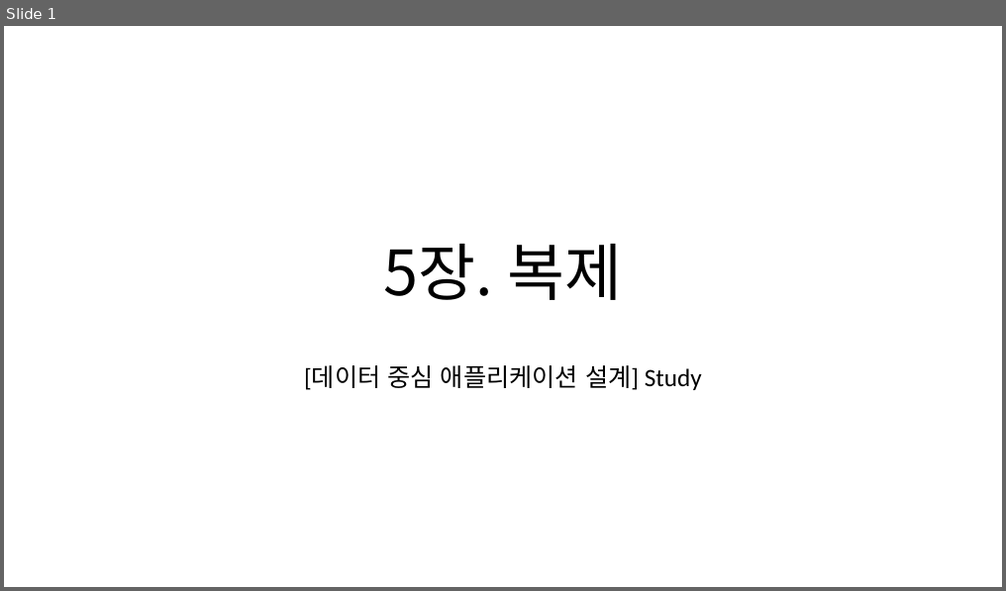
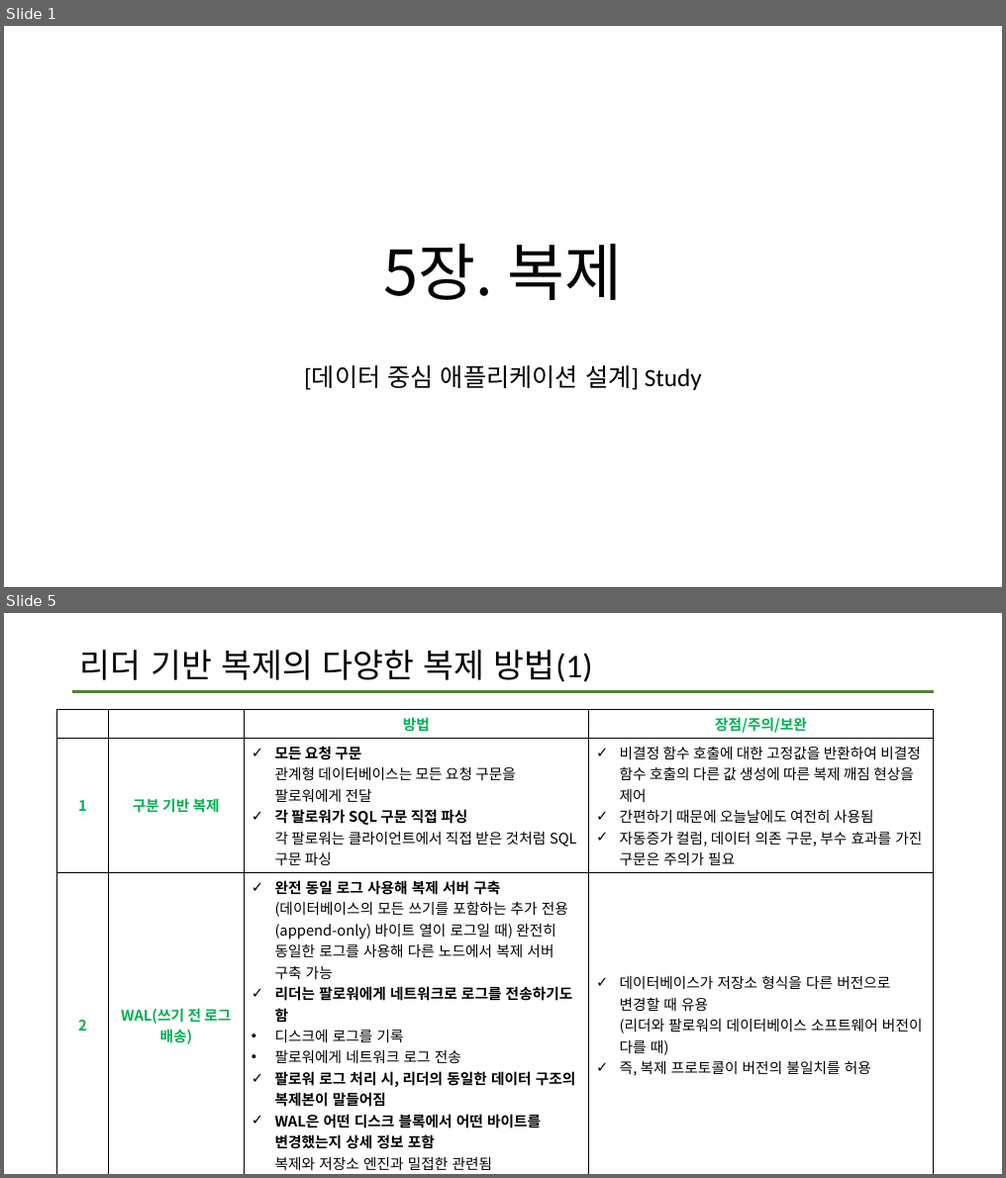
Before and after one commit to data-system-wiki/designing-data-intensive-applications, a slide deck: resources/chapter 5 summary.pptx. Shown one above the other, each under a label of ours: slide 1 before the commit, slides 1 and 5 after it; the slides between them are not shown. The pictures are 1006x591 and 1006x1178 pixels, drawn with LibreOffice and Linux fonts; fonts in the diff are those of the drawing. Boxes give left, top, right and bottom in pixels: in the first picture for what was removed or moved away, otherwise in the second. Text is boxed around its words. In the diff, an @@ line names an element or a change of style, - is before the commit and + after.

Commit message:
2차 업데이트

```diff
--- a/resources/chapter 5 summary.pptx
+++ b/resources/chapter 5 summary.pptx
@@ slide 5 added at <box>4,613,1002,1174</box>, background #FFFFFF @@
@@ title added at <box>80,650,593,682</box>, 32 pt, text #000000 @@
+리더 기반 복제의 다양한 복제 방법(1)
@@ line added from (73, 691) to (934, 691), #548235 2.25 pt @@
@@ table added at <box>57,710,935,1174</box>, 3 rows, 4 columns @@
+ |  | 방법 | 장점/주의/보완
+1 | 구분 기반 복제 | 모든 요청 구문 관계형 데이터베이스는 모든 요청 구문을 팔로워에게 전달 / 각 팔로워가 SQL 구문 직접 파싱 각 팔로워는 클라이언트에서 직접 받은 것처럼 SQL 구문 파싱 | 비결정 함수 호출에 대한 고정값을 반환하여 비결정 함수 호출의 다른 값 생성에 따른 복제 깨짐 현상을 제어 / 간편하기 때문에 오늘날에도 여전히 사용됨 / 자동증가 컬럼, 데이터 의존 구문, 부수 효과를 가진 구문은 주의가 필요
+2 | WAL(쓰기 전 로그 배송) | 완전 동일 로그 사용해 복제 서버 구축 (데이터베이스의 모든 쓰기를 포함하는 추가 전용(append-only) 바이트 열이 로그일 때) 완전히 동일한 로그를 사용해 다른 노드에서 복제 서버 구축 가능 / 리더는 팔로워에게 네트워크로 로그를 전송하기도 함 / 디스크에 로그를 기록 / 팔로워에게 네트워크 로그 전송 / 팔로워 로그 처리 시, 리더의 동일한 데이터 구조의 복제본이 말들어짐 / WAL은 어떤 디스크 블록에서 어떤 바이트를 변경했는지 상세 정보 포함 복제와 저장소 엔진과 밀접한 관련됨 | 데이터베이스가 저장소 형식을 다른 버전으로 변경할 때 유용 (리더와 팔로워의 데이터베이스 소프트웨어 버전이 다를 때) / 즉, 복제 프로토콜이 버전의 불일치를 허용
```
Also in this commit, not shown: 4 slides changed, 8 other slides added.
